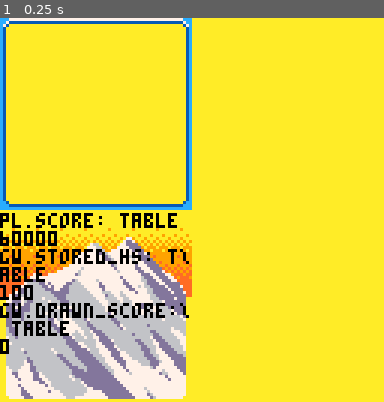
Above: before the commit, frame 1.
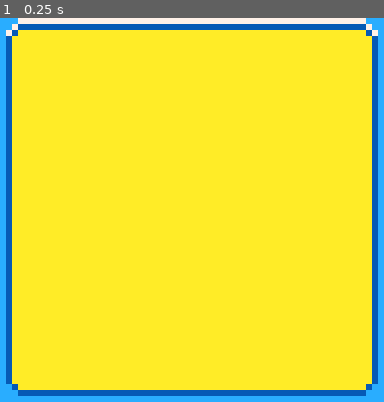
Above: after the commit, the same moment.

Repository: lawruble13/drumbleat
Game: PICO-8 cartridge drumbleat.p8
Same seed, same stepped clock (60 frames per second), same inputs: the game is played once before the commit and once after it.
Inputs:
- Up to frame 1 (0.25 s): no input

The runs differ from the first frame. In frame 1, 31% of the frame differs, in the area x 0-100%, y 0-100%.

Commit message:
Added variations

Diff:
--- a/drumbleat.p8
+++ b/drumbleat.p8
@@ -9,7 +9,7 @@
 function _init()
 	-- set me to step thru frames
 	fstep=false
-	debug_info=true
+	debug_info=false
 	record_state=false
 	record_tiles=false
 	general_debug=false
@@ -876,7 +876,7 @@
 end
 
 do
-	local melody_options={7,11,15,19,23}
+	local melody_options={7,11,15,19,23,27,31,39}
 	function check_music()
 		if stat(24) < 0 then
 			local ind = flr(rnd(#melody_options))+1
Not shown, changed: 28 lines of the sprite sheet (__gfx__) section of drumbleat.p8
Not shown, changed: the music (__music__) section of drumbleat.p8
Not shown, changed: the sound effects (__sfx__) section of drumbleat.p8
